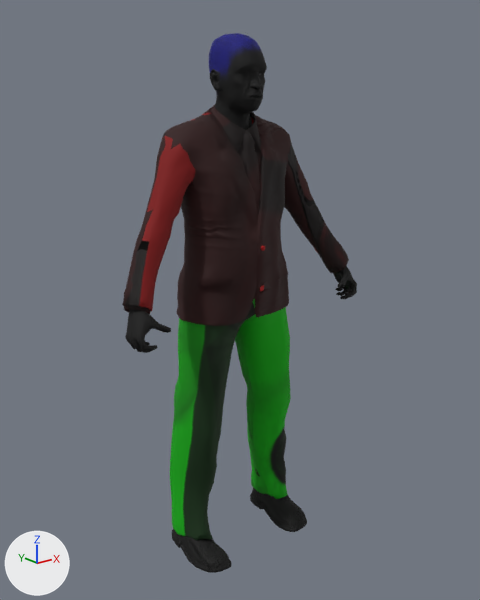
One commit to the glTF model assets/models/crowd_g.glb: the scene before it, then after it.
Camera for both pictures: a camera (50 mm lens) standing at (-1.361, -1.769, 1.614) and looking at (0.016, -0.047, 0.925). The lights are fixed; the arrows at lower left show +X, +Y and +Z. The first picture is the older version. Where no turn or scale is listed for an object, it has been applied to the vertices. Vertices at exactly the same position are counted once.

Names of what the first picture shows: 'Body'.
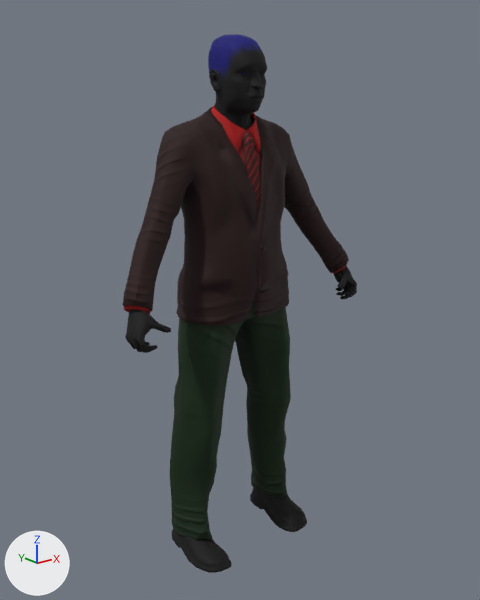
Boxes (x1, y1, x2, y2) around the edits, measured in the pictures (480 x 600 px; the box of a moved part takes in the faces that stretch with it):
'Body', reshaped: before (122, 33, 357, 573); after (123, 34, 357, 573)
part 1 of me_body, moved or reshaped: before (124, 33, 349, 433); after (123, 35, 346, 433)
part 2 of me_body, moved or reshaped: before (247, 408, 285, 471); after (247, 408, 284, 499)
part 3 of me_body, recoloured: (123, 72, 348, 538) in both

The edits, one by one:
me_body is used by ob_body; location (0.0, 0.0, 0.0).
me_body had 5663 vertices, 10891 faces and spanned x -0.48..0.48, y -0.22..0.13, z 0.0..1.79.
me_body now has 5664 vertices, 10886 faces and spans x -0.48..0.48, y -0.22..0.13, z 0.0..1.78.
me_body part 1: 233 vertices moved within x -0.45..0.45, y -0.19..0.11, z 0.73..1.7; 463 vertices removed from x -0.46..0.43, y -0.19..0.12, z 0.46..1.78; 460 vertices added at x -0.45..0.45, y -0.18..0.12, z 0.49..1.78.
me_body part 2: 2 vertices moved within x 0.1..0.13, y 0.0..0.01, z 0.23..0.4; 5 vertices removed from x 0.12..0.21, y -0.09..0.02, z 0.09..0.49; 8 vertices added at x 0.12..0.21, y -0.1..0.01, z 0.09..0.5.
me_body part 3: 3946 kept faces spanning x -0.47..0.47, y -0.19..0.13, z 0.06..1.73 get new vertex colours.
Other edits to the shape of me_body do not show in these pictures.
